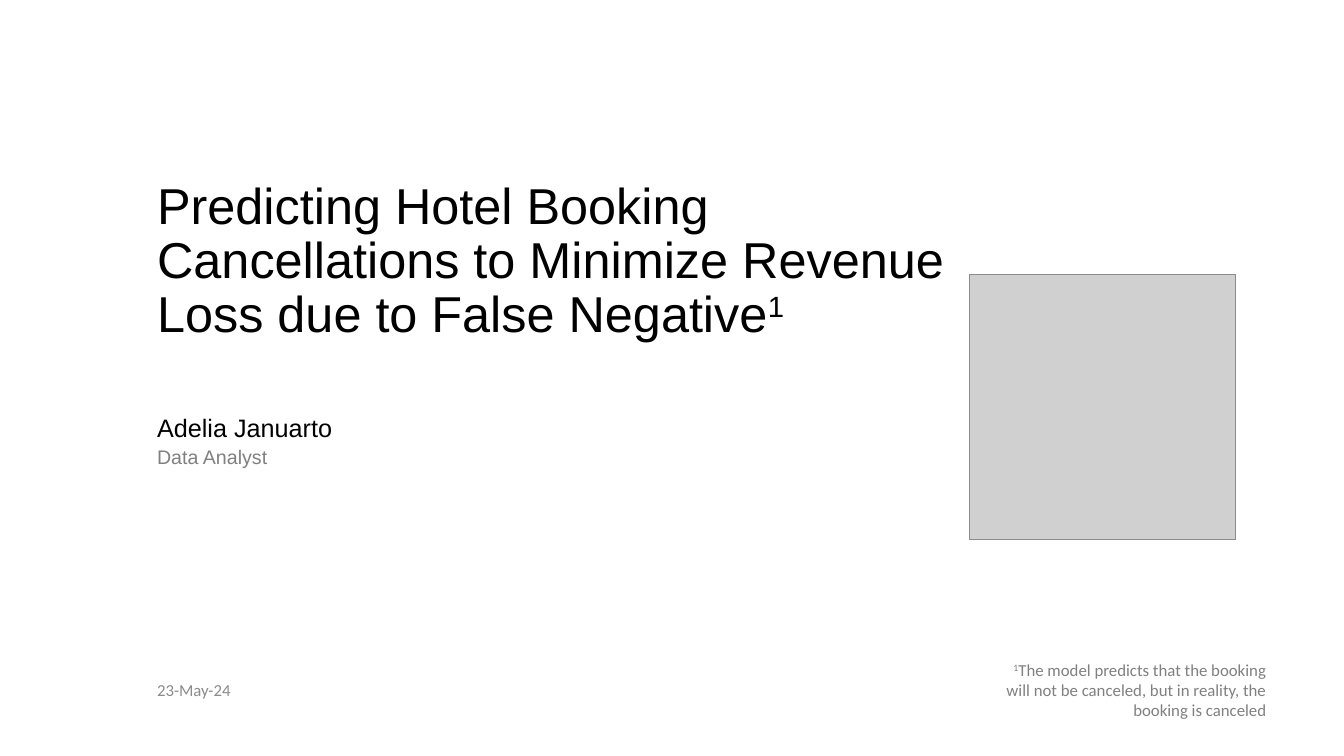
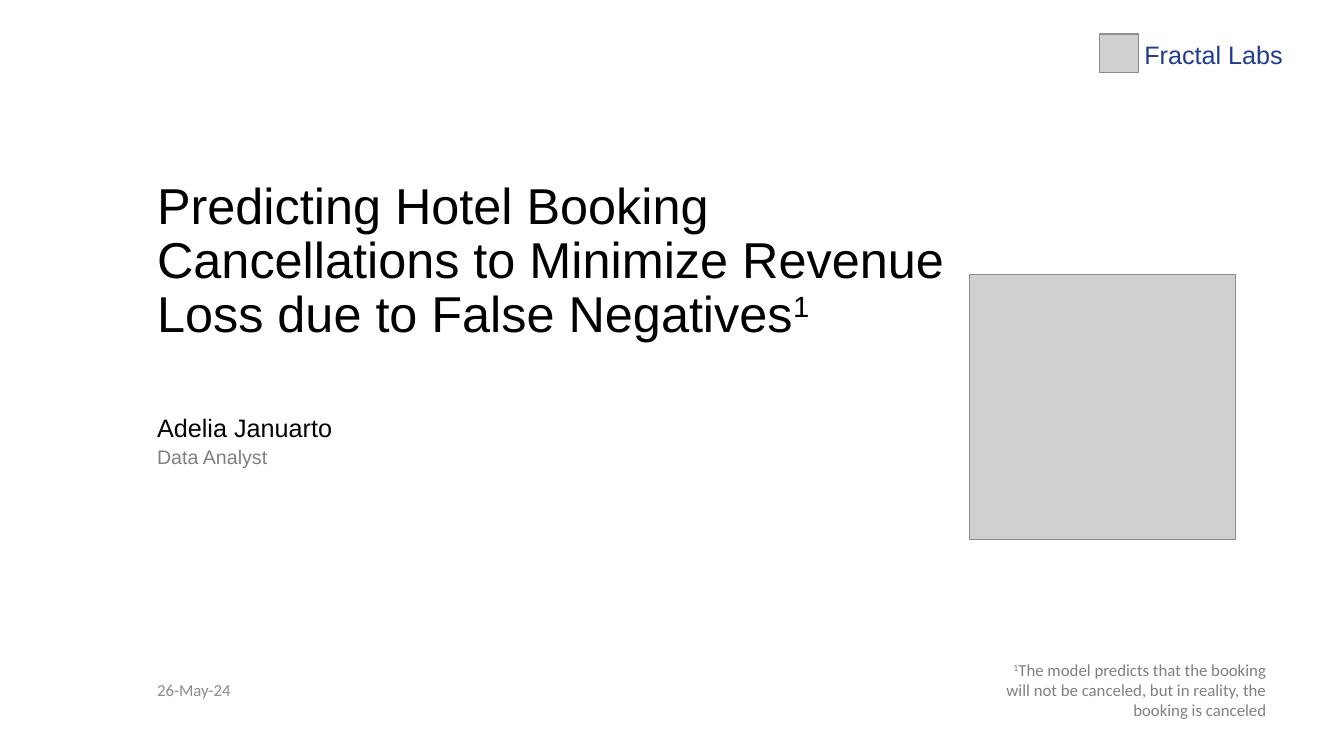
Before and after one commit to LingAdeu/hotel-booking-cancelation-prediction, a slide deck: slide 1 of docs/hotel-cancellation.pptx. Drawn at 1344x756 pixels with LibreOffice and Linux fonts; fonts in the diff are those of the drawing; grey boxes stand for pictures. Boxes give left, top, right and bottom in pixels: in the first picture for what was removed or moved away, otherwise in the second. Text is boxed around its words. In the diff, an @@ line names an element or a change of style, - is before the commit and + after.

```diff
--- a/docs/hotel-cancellation.pptx
+++ b/docs/hotel-cancellation.pptx
@@ picture added at (1100,34,1139,74) @@
@@ text added at (1144,45,1283,65), 18 pt, text #213C8E @@
+Fractal Labs
@@ title at (157,187,944,333): text changed @@
-Predicting Hotel Booking Cancellations to Minimize Revenue Loss due to False Negative1
+Predicting Hotel Booking Cancellations to Minimize Revenue Loss due to False Negatives1
@@ text at (157,685,231,699): text changed @@
-23-May-24
+26-May-24
```
Also in this commit, not shown: 12 other slides changed, 4 slides added, 6 slides removed, 3 other files.
